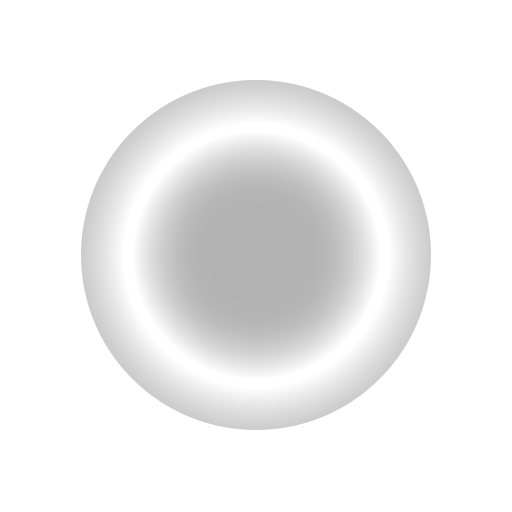
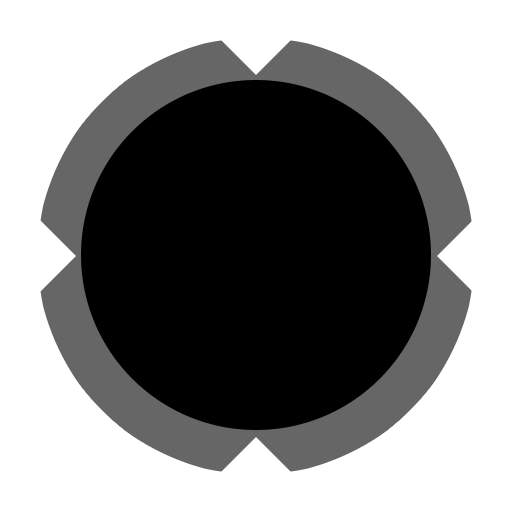
The second 512px x 512px image is a revision of the first. Changes to its layers:
hid group "组 2 拷贝" (10 layers) over (x1=40, y1=40, x2=472, y2=472)
painted on "椭圆 1 拷贝 2" (1st of 2, in "组 2 拷贝") over (x1=323, y1=48, x2=381, y2=464)
painted on "椭圆 1 拷贝" (1st of 2, in "组 2 拷贝") over (x1=323, y1=48, x2=381, y2=464)
showed group "mask" (10 layers) over (x1=40, y1=40, x2=472, y2=472)
painted on "椭圆 1 拷贝 2" (2nd of 2, in "mask") over (x1=40, y1=40, x2=472, y2=472)
painted on "椭圆 1 拷贝" (2nd of 2, in "mask") over (x1=323, y1=48, x2=381, y2=464)
